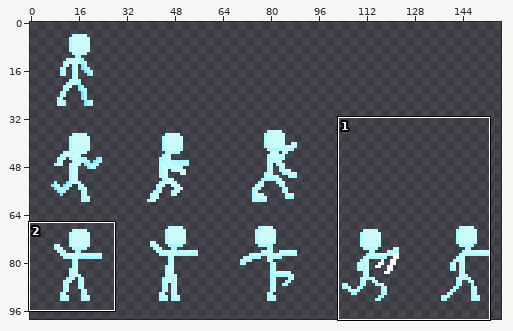
Edited in one commit: pixel-art file (AsepriteStuff/CharacterSheet.aseprite). Above, an overview of the earlier version with the close-up marked.
Close-up. The starting point:
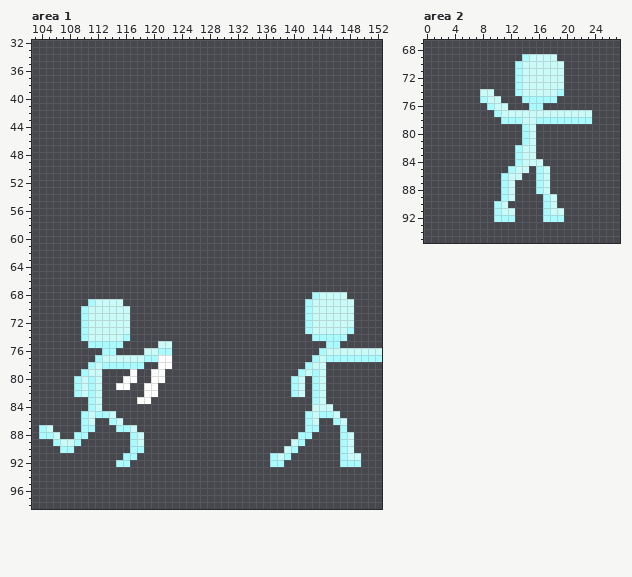
160x160 pixels, 1 frame. Shown: area 1: x 103..152, y 32..98; area 2: x 0..27, y 67..95. The wide view leaves out empty margins. The commit also changed other parts of the picture, which this record leaves out.
After the commit:
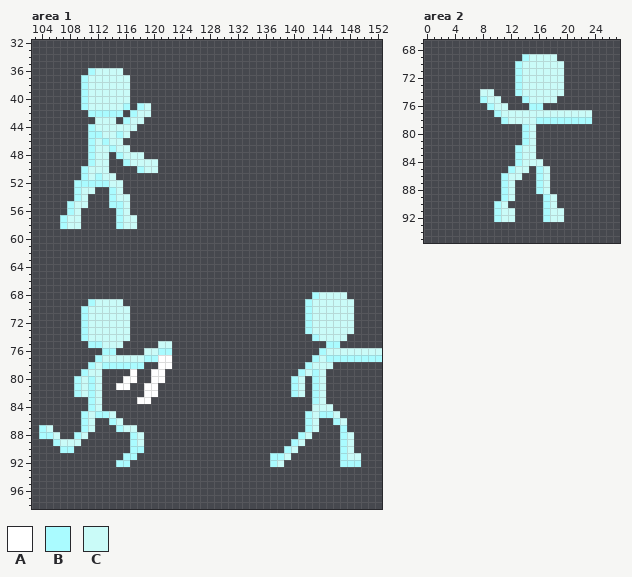
Palette (. is transparent): A #ffffff  B #aafbff  C #cafbf8
The exact change:
Area 1:
Colour B now appears in row 36 at x 111; in rows 37 to 40 at x 110; in row 41 at x 110, 116 and 118; in row 42 at x 111 to 115 and 117; in row 43 at x 116; in row 44 at x 111.
Colour B now appears in row 45 at x 111 to 112 and 115; in row 46 at x 111 and 113; in row 47 at x 111 and 114; in row 48 at x 111 and 115; in row 49 at x 111 and 116; in row 50 at x 110 and 118.
Colour B now appears in row 51 at x 110 and 112; in row 52 at x 109 to 113; in rows 53 to 54 at x 109 and 114; in row 55 at x 108 and 114 to 115; in row 56 at x 108 and 115; in rows 57 to 58 at x 107 and 115.
The author changed colour C to colour B in row 89 at x 140; in row 90 at x 139; in row 91 at x 138.
Colour C now appears in row 36 at x 112 to 115; in rows 37 to 40 at x 111 to 116; in row 41 at x 111 to 115 and 119; in row 42 at x 118 to 119; in row 43 at x 112 to 114 and 117 to 118; in row 44 at x 112 to 117.
Colour C now appears in row 45 at x 113 to 114 and 116; in row 46 at x 112 and 114 to 115; in row 47 at x 112 to 113 and 115 to 116; in row 48 at x 112 to 113 and 116 to 118; in row 49 at x 112 to 113 and 117 to 120; in row 50 at x 111 to 113 and 119 to 120.
Colour C now appears in row 51 at x 111 and 113 to 114; in row 52 at x 114 to 115; in row 53 at x 110 to 111 and 115; in row 54 at x 110 and 115 to 116; in row 55 at x 109 to 110 and 116; in row 56 at x 109 and 116.
Colour C now appears in rows 57 to 58 at x 108 to 109 and 116 to 117; in row 78 at x 145.
The author changed colour B to colour C in row 73 at x 148; in row 74 at x 116 and 144 to 147; in row 75 at x 113 to 115; in row 87 at x 111, 116 and 143; in row 88 at x 110 and 142; in row 89 at x 109 and 141.
The author changed colour B to colour C in row 90 at x 140; in row 91 at x 139; in row 92 at x 138.
Area 2:
The author changed colour B to colour C in row 74 at x 19; in row 75 at x 15 to 18; in row 78 at x 12 to 13; in row 92 at x 11 to 12 and 18 to 19.
